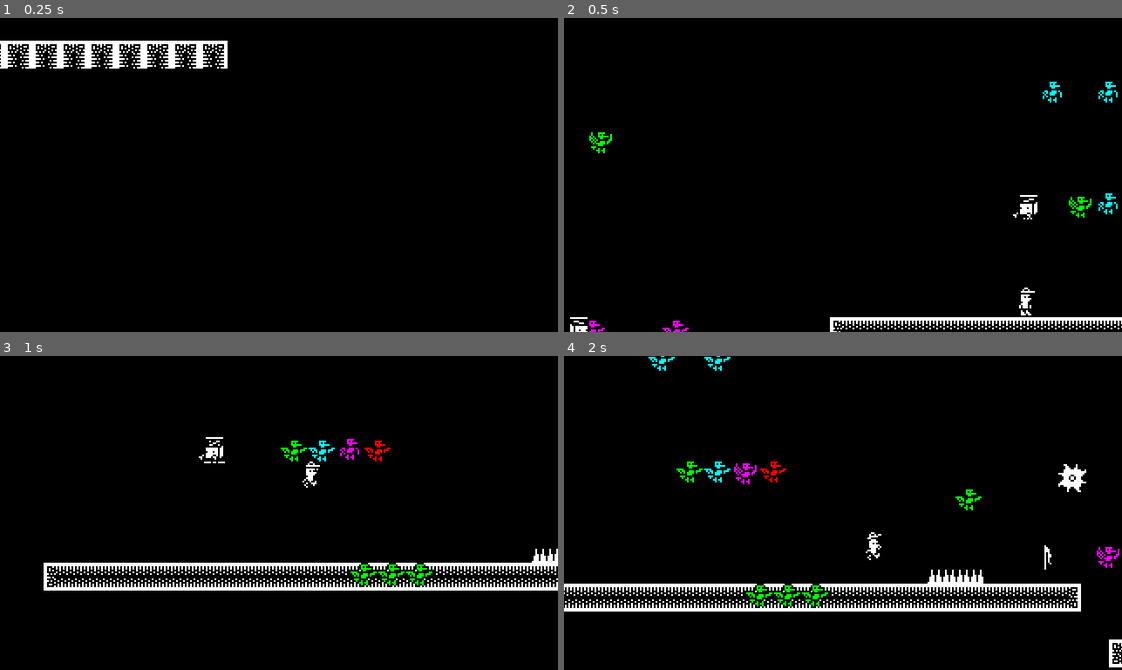
Above: before the commit, frames 1-4 (two rows, left to right).
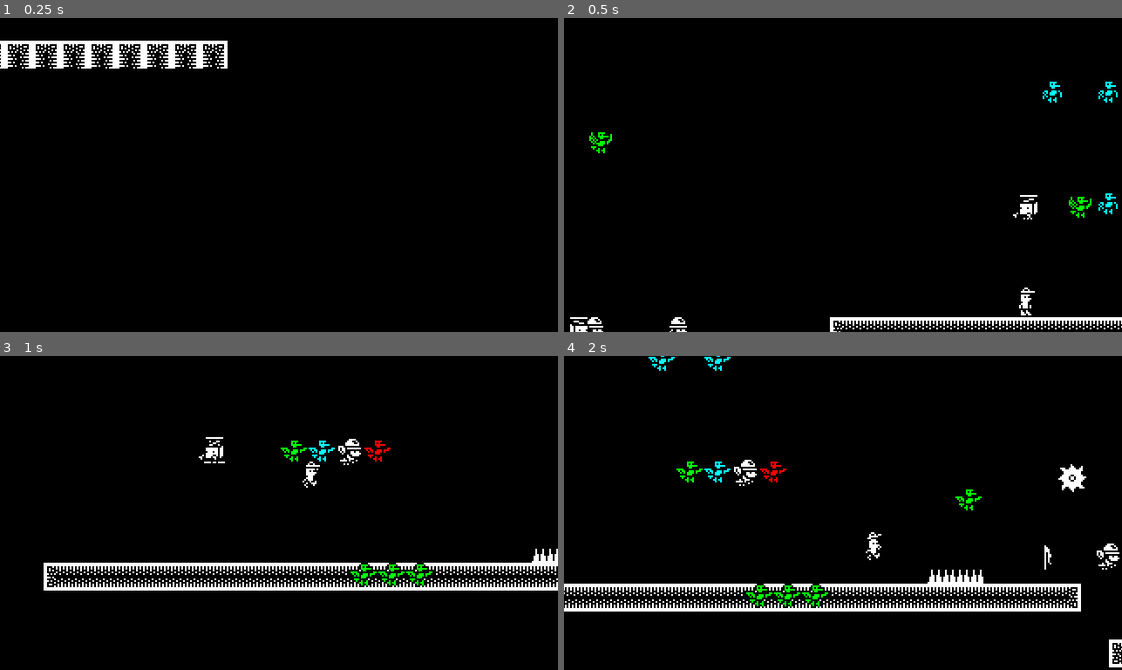
Above: after the commit, the same moments.

Repository: diego-escalante/GO2022-Stomper
Game: Godot game, scene res://Levels/Playground.tscn
The game is run twice, just before and just after one commit, with the same random seed, the same clock (stepped at 60 frames per second) and the same inputs.
Inputs:
- Up to frame 1 (0.25 s): no input
- Up to frame 2 (0.5 s): no input
- Up to frame 3 (1 s): hold D (run_right) from 0.53 s (still down); tap Shift (dash) at 0.6 s; tap Space (jump) at 0.77 s
- Up to frame 4 (2 s): keep holding D (run_right); tap S (drop) at 1.35 s; tap Space (jump) at 1.52 s

Frame 1 is identical in both runs. In frame 2, 0.2% of the frame differs, in the area x 4-23%, y 95-100%; in frame 3, 0.2%; in frame 4, 0.5%, in the area x 30-100%, y 33-69%.

Commit message:
Add bug sprite

Diff:
--- a/Enemy/EnemyInvulnerable.tscn
+++ b/Enemy/EnemyInvulnerable.tscn
@@ -1,28 +1,20 @@
-[gd_scene load_steps=11 format=2]
+[gd_scene load_steps=9 format=2]
 
-[ext_resource path="res://Aesprite/enemy.png" type="Texture" id=1]
+[ext_resource path="res://Aesprite/bug.png" type="Texture" id=1]
 [ext_resource path="res://Common/Hitbox.tscn" type="PackedScene" id=2]
 [ext_resource path="res://Enemy/EnemyInvulnerable.gd" type="Script" id=3]
 
 [sub_resource type="AtlasTexture" id=5]
 atlas = ExtResource( 1 )
-region = Rect2( 0, 0, 18, 16 )
+region = Rect2( 0, 0, 18, 18 )
 
 [sub_resource type="AtlasTexture" id=6]
 atlas = ExtResource( 1 )
-region = Rect2( 18, 0, 18, 16 )
-
-[sub_resource type="AtlasTexture" id=7]
-atlas = ExtResource( 1 )
-region = Rect2( 36, 0, 18, 16 )
-
-[sub_resource type="AtlasTexture" id=8]
-atlas = ExtResource( 1 )
-region = Rect2( 54, 0, 18, 16 )
+region = Rect2( 18, 0, 18, 18 )
 
 [sub_resource type="SpriteFrames" id=2]
 animations = [ {
-"frames": [ SubResource( 5 ), SubResource( 6 ), SubResource( 7 ), SubResource( 8 ) ],
+"frames": [ SubResource( 5 ), SubResource( 6 ) ],
 "loop": true,
 "name": "default",
 "speed": 10.0
@@ -44,7 +36,6 @@
 loop = false
 
 [node name="AnimatedSprite" type="AnimatedSprite" parent="PathFollow2D"]
-modulate = Color( 1, 0, 1, 1 )
 frames = SubResource( 2 )
 frame = 1
 playing = true
--- a/World/Saw.tscn
+++ b/World/Saw.tscn
@@ -34,6 +34,7 @@
 
 [node name="AnimatedSprite" type="AnimatedSprite" parent="PathFollow2D"]
 frames = SubResource( 4 )
+frame = 1
 playing = true
 
 [node name="Hitbox" parent="PathFollow2D" instance=ExtResource( 2 )]
Binary file added: Aesprite/bug.aseprite
Binary file added: Aesprite/bug.png
Not shown, added: Aesprite/bug.png.import
